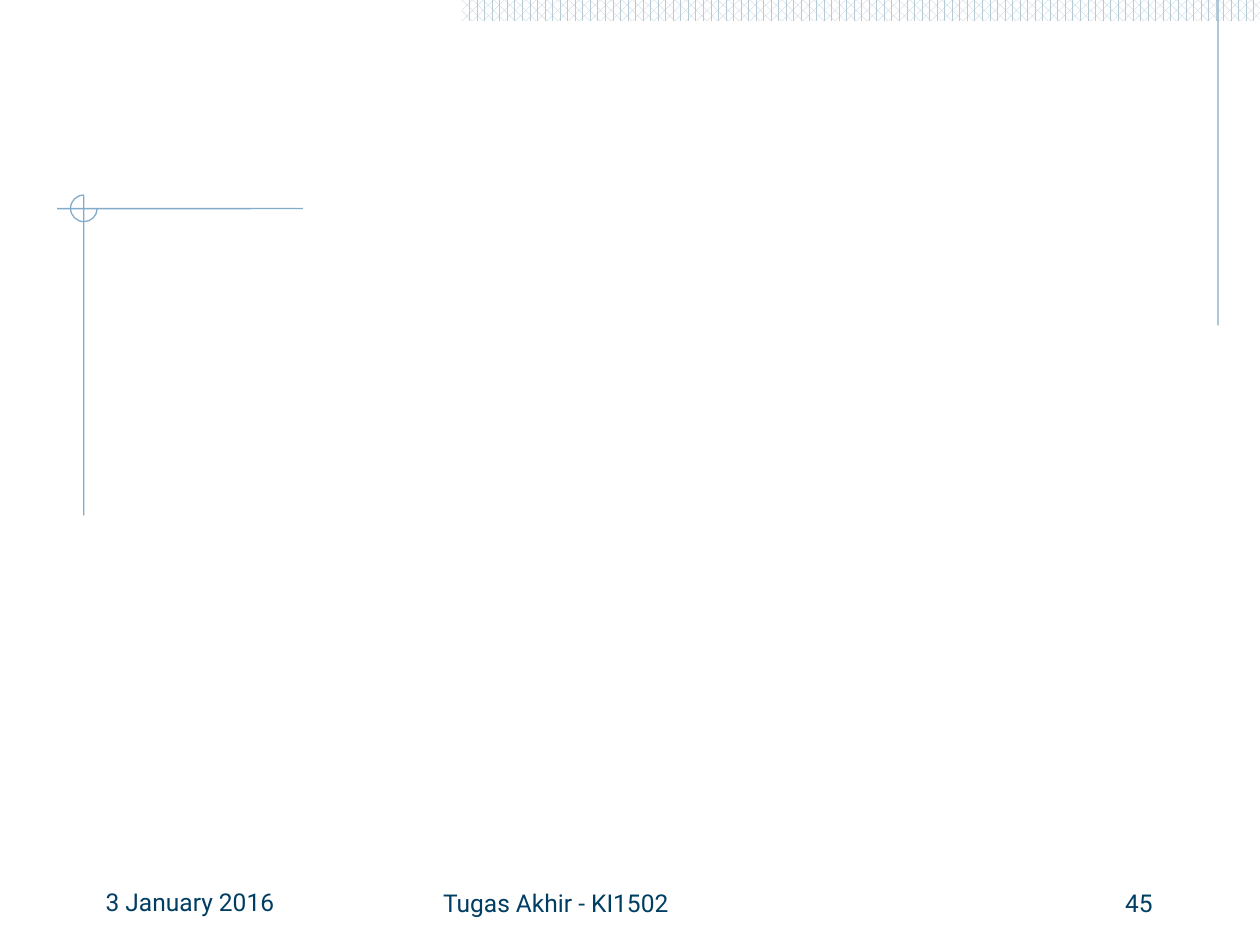
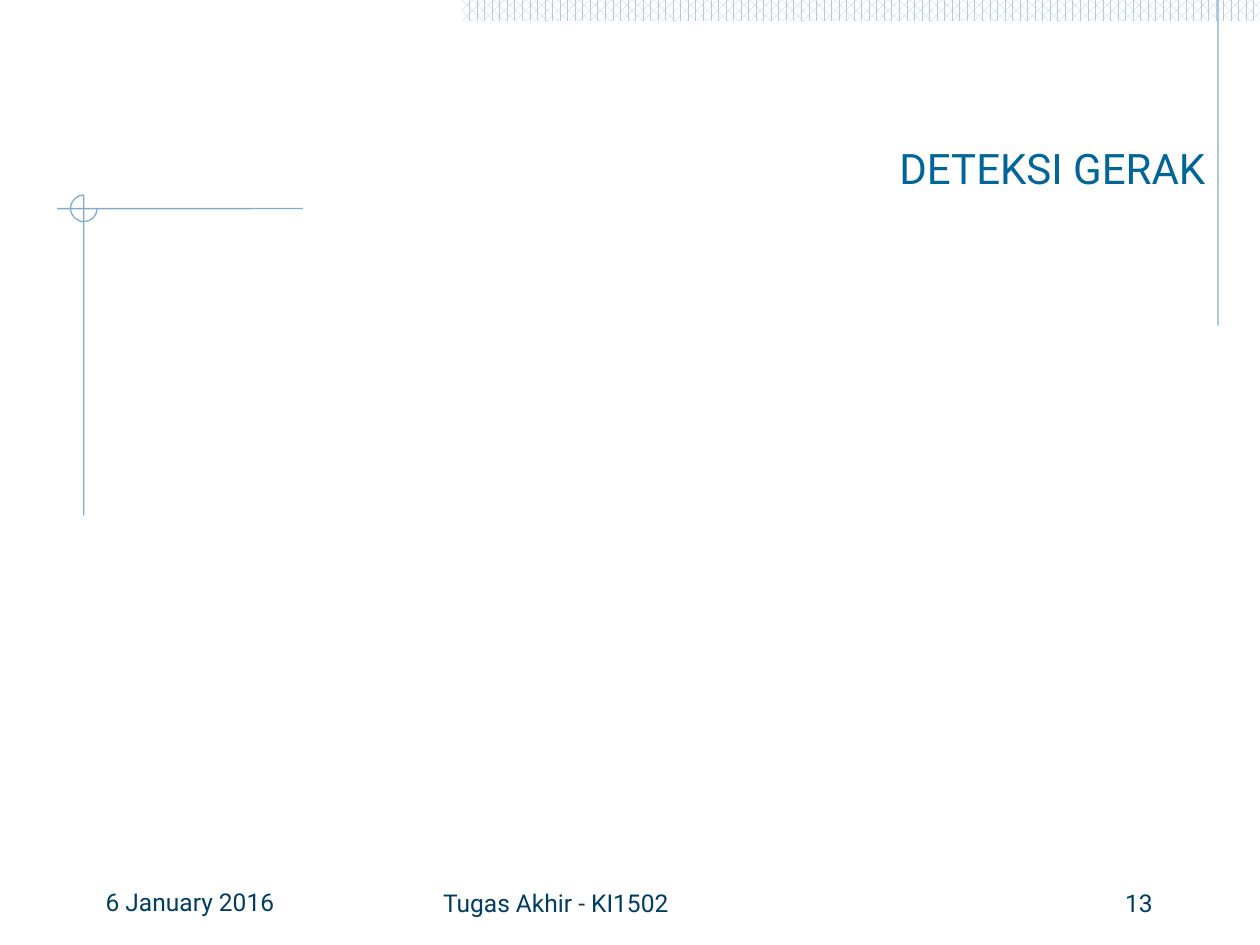
Before and after one commit to hamdimuzakkiy/bukuTA, a slide deck: slide 13 of 5112100091_Hamdi Ahmadi Muzakkiy.pptx (slide 45 before the commit). Drawn at 1260x945 pixels with LibreOffice and Linux fonts; fonts in the diff are those of the drawing; grey boxes stand for pictures; background and template pictures are left out. Boxes give left, top, right and bottom in pixels: in the first picture for what was removed or moved away, otherwise in the second. Text is boxed around its words. In the diff, an @@ line names an element or a change of style, - is before the commit and + after.

```diff
--- a/5112100091_Hamdi Ahmadi Muzakkiy.pptx
+++ b/5112100091_Hamdi Ahmadi Muzakkiy.pptx
@@ title added at [899,153,1205,185], 24 pt, text #006699 @@
+DETEKSI GERAK
@@ text at [106,893,274,917]: text changed @@
-3 January 2016
+6 January 2016
@@ page number at [1125,894,1153,913]: text changed @@
-45
+13
```
Also in this commit, not shown: 9 other slides changed, 3 slides added, 37 slides removed, 14 other files.
